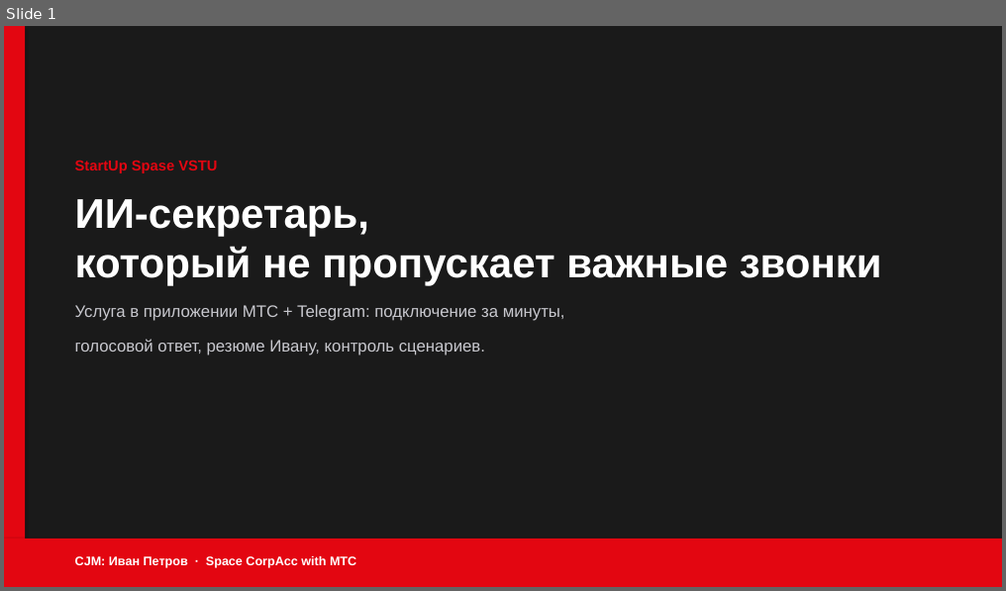
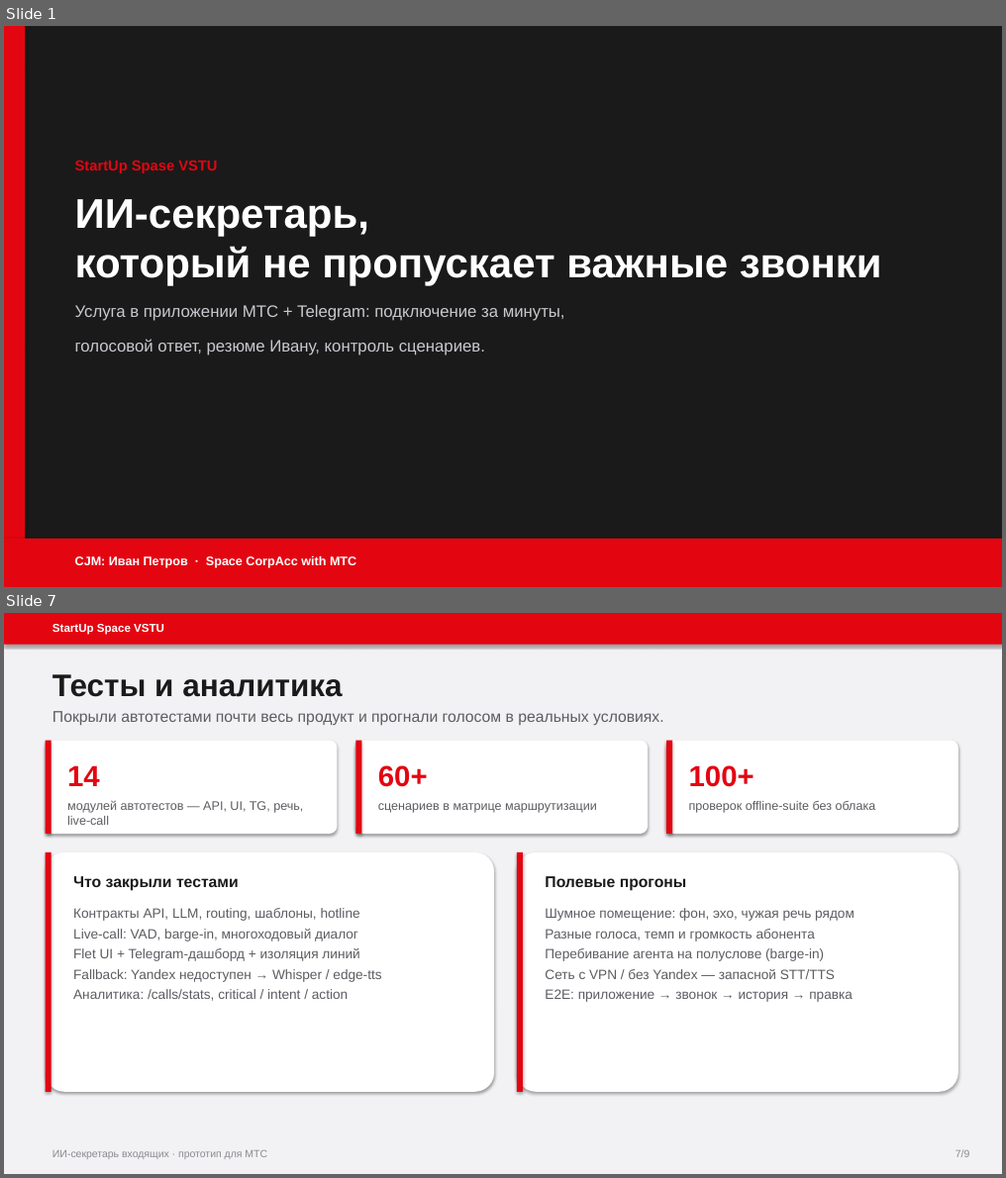
Before and after one commit to xDefox/MTS_Hacaton_AI_Agent, a slide deck: docs/presentation_track1.pptx. Shown one above the other, each under a label of ours: slide 1 before the commit, slides 1 and 7 after it; the slides between them are not shown. The pictures are 1006x591 and 1006x1178 pixels, drawn with LibreOffice and Linux fonts; fonts in the diff are those of the drawing. Boxes give left, top, right and bottom in pixels: in the first picture for what was removed or moved away, otherwise in the second. Text is boxed around its words. In the diff, an @@ line names an element or a change of style, - is before the commit and + after.

Commit message:
docs(pitch): rewrite slide 7 with test coverage numbers and field QA
Replace Ivan-facing analytics copy with concrete suite metrics (14 modules, 60+ routing cases, 100+ checks) and noisy-room / multi-voice field runs in the main deck.

```diff
--- a/docs/presentation_track1.pptx
+++ b/docs/presentation_track1.pptx
@@ slide 7 added at (4, 613, 1002, 1174), background #F2F2F4 @@
@@ rectangle added at (4, 613, 1002, 645), fill #E30611 @@
@@ text added at (53, 624, 164, 635), 11 pt, text #FFFFFF, bold @@
+StartUp Space VSTU
@@ text added at (53, 674, 342, 697), 30 pt, text #1A1A1A, bold @@
+Тесты и аналитика
@@ text added at (53, 711, 664, 726), 15 pt, text #5C5C62 @@
+Покрыли автотестами почти весь продукт и прогнали голосом в реальных условиях.
@@ rounded rectangle added at (46, 741, 338, 834), fill #FFFFFF @@
@@ rectangle added at (46, 741, 52, 834), fill #E30611 @@
@@ rounded rectangle added at (355, 741, 648, 834), fill #FFFFFF @@
@@ rectangle added at (355, 741, 361, 834), fill #E30611 @@
@@ rounded rectangle added at (666, 741, 958, 834), fill #FFFFFF @@
@@ rectangle added at (666, 741, 672, 834), fill #E30611 @@
@@ text added at (67, 765, 100, 786), 28 pt, text #E30611, bold @@
+14
@@ text added at (378, 765, 428, 787), 28 pt, text #E30611, bold @@
+60+
@@ text added at (689, 765, 754, 787), 28 pt, text #E30611, bold @@
+100+
@@ text added at (67, 800, 303, 825), 12 pt, text #5C5C62 @@
+модулей автотестов — API, UI, TG, речь, live-call
@@ text added at (378, 803, 597, 813), 12 pt, text #5C5C62 @@
+сценариев в матрице маршрутизации
@@ text added at (689, 801, 876, 813), 12 pt, text #5C5C62 @@
+проверок offline-suite без облака
@@ rounded rectangle added at (46, 853, 494, 1092), fill #FFFFFF @@
@@ rectangle added at (46, 853, 52, 1092), fill #E30611 @@
@@ text added at (73, 876, 239, 891), 15 pt, text #1A1A1A, bold @@
+Что закрыли тестами
@@ rounded rectangle added at (517, 853, 958, 1092), fill #FFFFFF @@
@@ rectangle added at (517, 853, 523, 1092), fill #E30611 @@
@@ text added at (545, 876, 687, 891), 15 pt, text #1A1A1A, bold @@
+Полевые прогоны
@@ text added at (73, 908, 381, 1001), 13 pt, text #5C5C62 @@
+Контракты API, LLM, routing, шаблоны, hotline
+Live-call: VAD, barge-in, многоходовый диалог
+Flet UI + Telegram-дашборд + изоляция линий
+Fallback: Yandex недоступен → Whisper / edge-tts
+Аналитика: /calls/stats, critical / intent / action
@@ text added at (545, 908, 854, 1002), 13 pt, text #5C5C62 @@
+Шумное помещение: фон, эхо, чужая речь рядом
+Разные голоса, темп и громкость абонента
+Перебивание агента на полуслове (barge-in)
+Сеть с VPN / без Yandex — запасной STT/TTS
+E2E: приложение → звонок → история → правка
@@ text added at (53, 1151, 267, 1159), 10 pt, text #8A8A90 @@
+ИИ-секретарь входящих · прототип для МТС
@@ text added at (955, 1151, 970, 1157), 10 pt, text #8A8A90 @@
+7/9
```
Also in this commit, not shown: 7 slides changed, 2 other files.
